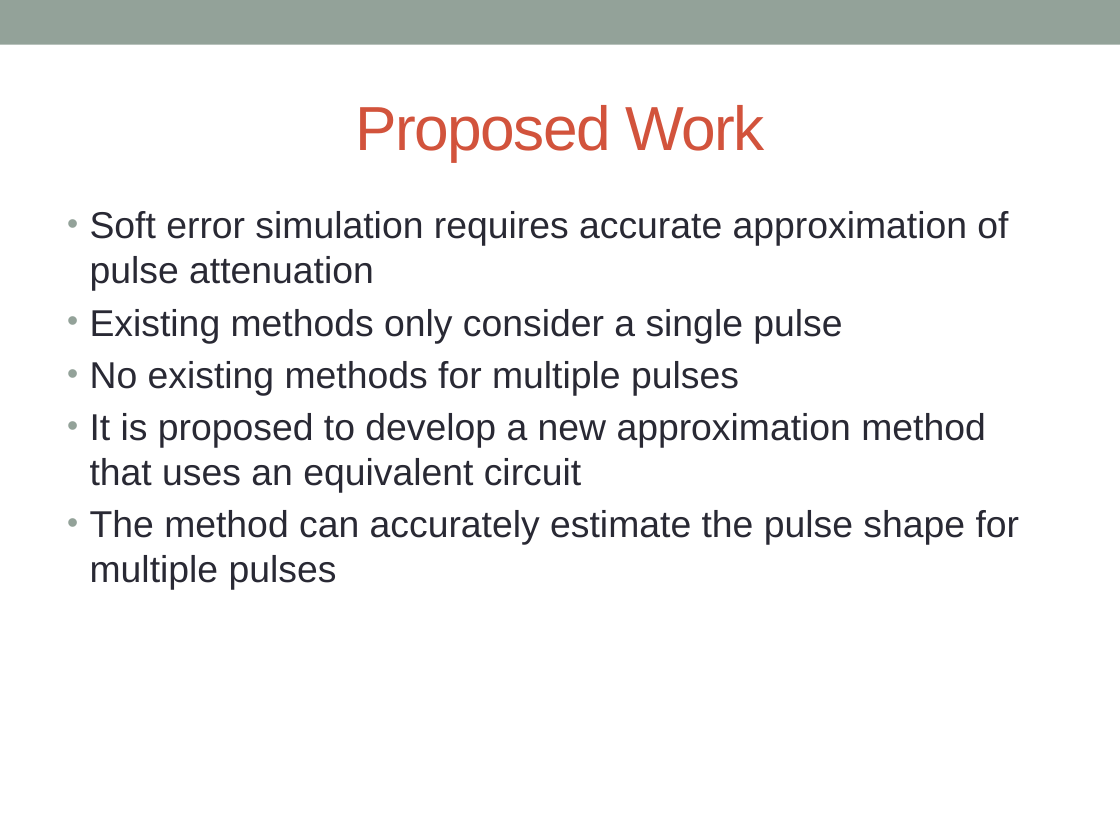
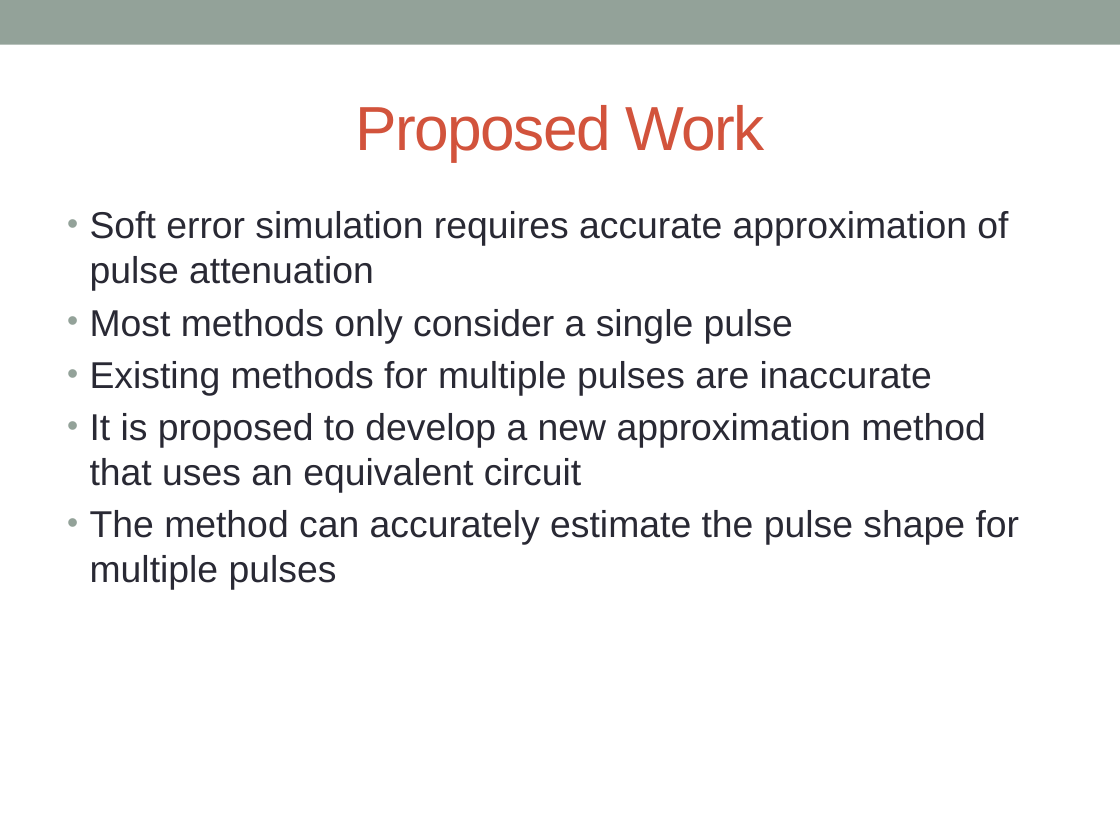
Before and after one commit to acwatkins88/Fast_SET, a slide deck: slide 28 of Dissertation/Dissertation Proposal/Dissertation Proposal.pptx. Drawn at 1120x840 pixels with LibreOffice and Linux fonts; fonts in the diff are those of the drawing; background and template pictures are left out. Boxes give left, top, right and bottom in pixels: in the first picture for what was removed or moved away, otherwise in the second. Text is boxed around its words. In the diff, an @@ line names an element or a change of style, - is before the commit and + after.

```diff
--- a/Dissertation/Dissertation Proposal/Dissertation Proposal.pptx
+++ b/Dissertation/Dissertation Proposal/Dissertation Proposal.pptx
@@ text at (x1=90, y1=309, x2=932, y2=395): text changed @@
-• Existing methods only consider a single pulse
-• No existing methods for multiple pulses
+• Most methods only consider a single pulse
+• Existing methods for multiple pulses are inaccurate
```
Also in this commit, not shown: 17 other slides changed, 18 other files.
